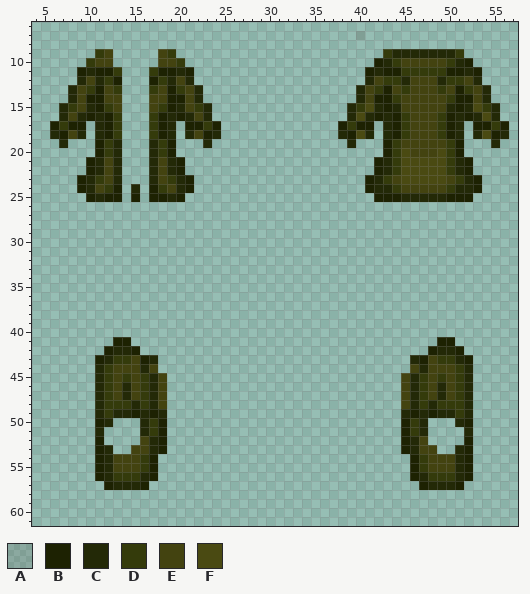
Pixel-art sprite: Resources/Textures/White/Fluff/thechaotic/coat.rsi/equipped-OUTERCLOTHING.png. Above is the file before it was changed.
The file is 64x64 pixels. Pixels under 10% opacity are left out. Colours within 5 levels of each other are drawn and written as one. Shown: x 4..57, y 6..61.
Palette (. is transparent): A #3b140c1f  B #1d2202  C #232907  D #343b0b  E #434310  F #4a4a12
Pixels before (only the part around the change), first column x 4:
 6 ......................................................
 7 ....................................A.................
 8 ......................................................
 9 .......DE.....ED.......................DCCCCCCCD......
10 ......DEE.....EED.....................BCDEEEEEDCB.....
11 .....BCBBD...DBBCB...................BCBBDDDDDBBCB....
12 .....CECDB...BDCEC...................CEDDCEEECDDEC....
13 ....CEDBED...DEBDEC.................CEDBEDEEEDEBDEC...
14 ....CEBBEE...EEBBEC.................CEBBDEEEEEDBBEC...
15 ...CDECBDE...EDBCEDC...............CDFCBCEEEEECBCFDC..
16 ...CECBCBD...DBCBCEC...............CFCBCBDEEEDBCBCFC..
17 ..BDBB.CBD...DBC.BBDB.............BDBB.CBDEEEDBC.BBDB.
18 ..CBEC.CBD...DBC.CEBC.............CBFC.CBDEEEDBC.CFBC.
19 ...C...BDC...CDB...C...............C...BDEEEEEDB...C..
20 .......BDC...CDB.......................BDFEEEFDB......
21 ......BCEC...CECB.....................BCDFFFFFDCB.....
22 ......BCEC...CECB.....................BCDFFFFFDCB.....
23 .....BCDEC...CEDCB...................BCDEFFFFFEDCB....
24 .....BCEDB.C.BDECB...................BCCDEEEEEDCCB....
25 ......BCBB.B.BBCB.....................BBBCCCCCBBB.....
26 ......................................................
27 ......................................................
28 ......................................................
29 ......................................................
30 ......................................................
31 ......................................................
32 ......................................................
33 ......................................................
34 ......................................................
35 ......................................................
36 ......................................................
37 ......................................................
38 ......................................................
39 ......................................................
40 ......................................................
41 .........BB..................................BB.......
42 ........BCCB................................BCCB......
43 .......BCDDEBC............................CBEDDCB.....
44 .......CDEEECE............................ECEEEDC.....
45 .......CDEDEDCE..........................ECDEDEDC.....
46 .......CDECEDCE..........................ECDECEDC.....
47 .......CDECEDCE..........................ECDECEDC.....
48 .......CDDDCDCE..........................ECDCDDDC.....
49 .......CDCCBCBC..........................CBCBCCDC.....
50 .......BC...CDB..........................BDC...CB.....
51 .......C....CDB..........................BDC....C.....
52 .......B....ECB..........................BCE....B.....
53 .......BC..EECB..........................BCEE..CB.....
54 .......BCEEEDB............................BDEEECB.....
55 .......BCEEEDB............................BDEEECB.....
56 .......BCDDDCB............................BCDDDCB.....
57 ........BCCCB..............................BCCCB......
58 ......................................................
59 ......................................................
60 ......................................................
61 ......................................................
The same view after the edit:
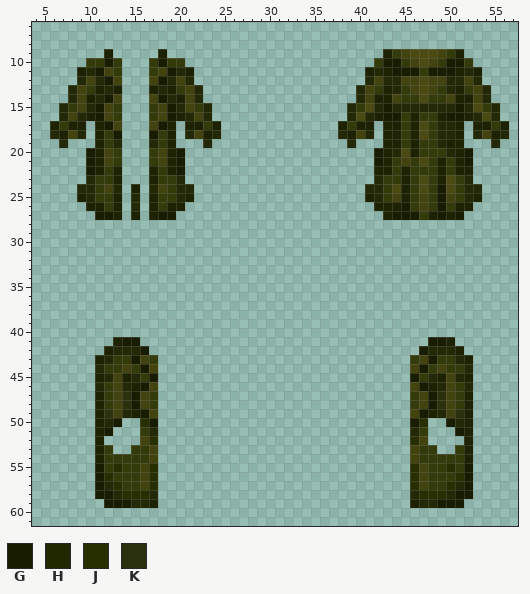
Colours new in this view: G #181c00  H #212800  J #272e00  K #2b310d
Diff:
Changed rows in their new state; - is an unchanged pixel.
first column x 9:
 7 -------------------------------.--------------
 9 --.B-----B.-----------------------BDEFFFEDB---
10 --DGD---DGD----------------------DGGD-F-DGGD--
11 --GE-----EG------------------------GGG-GGG----
12 ---GE---EG------------------------CCE-F-ECC---
13 ---CB---BC-------------------------C--F--C----
14 --CG-----GC------------------------EDDFDDE----
15 --GED---DEG-----------------------G-CCCCC-G---
16 --GE-----EG-----------------------GG-BDDBGG---
17 --BGE---EGB-----------------------B--BFDCCB---
18 --BDG---GDB--------------------E--B--BFDCCB--E
19 -----------------------------------BDBDDCB----
20 -G-ED---DE-G---------------------G-C-BDDDC-G--
21 -GB-D---D-BG---------------------GB-ED-DB-BG--
22 -GBDB---BDBG----------------------B-BDDDB-B---
23 .--DB---BD--.-------------------.--DBD-DBF--.-
24 C-DEH-B-HED-C-------------------C-DFBDFDGFD-C-
25 BCDD--C--DDCB-------------------BCDEBDEDGEDCB-
26 -BBDB-C-BDBB---------------------BBBGDEDGDBB--
27 --GGB-B-BGG-----------------------BGGGDBGBG---
first column x 11:
41 ---GG--------------------------------GG---
42 ----CG------------------------------GC----
43 ----GED----------------------------DEG----
44 --D-DG------------------------------GD-D--
45 BC-BC-G.--------------------------.G-CB-CB
46 ----BGE.--------------------------.EGB----
47 B--KGED.--------------------------.DEGK--B
48 B-EKGED.--------------------------.DEGKE-B
49 BKE--GE.--------------------------.EG--EKB
50 --G--JG.--------------------------.GJ--G--
51 BG---DC.--------------------------.CD---GB
52 ------J.--------------------------.J------
53 -D--DDE.--------------------------.EDD--D-
54 -DDDD-E----------------------------E-DDDD-
55 GDJDDEJ----------------------------JEDDJDG
56 GJ---EJ----------------------------JE---JG
57 GCJDDEJ----------------------------JEDDJCG
58 GGCJJJC----------------------------CJJJCGG
59 -GGGCCB----------------------------BCCGGG-
